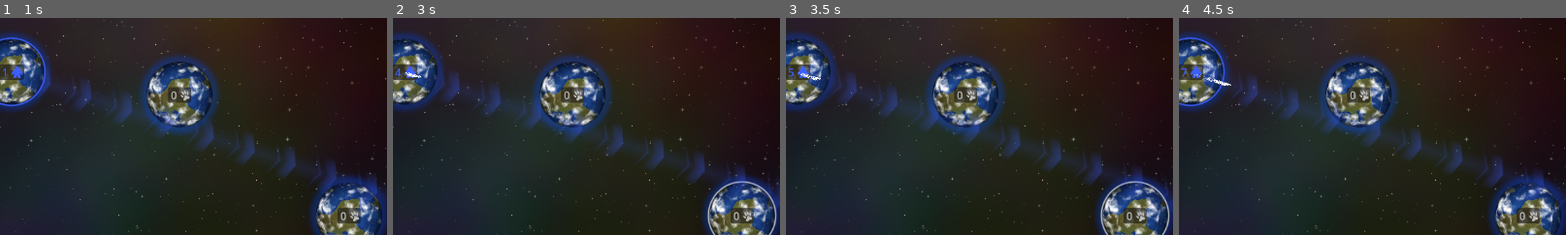
Above: before the commit, frames 1-4 (left to right).
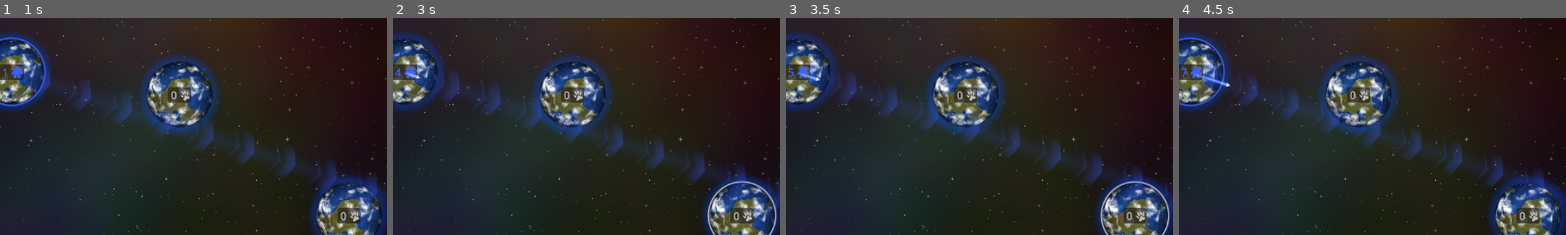
Above: after the commit, the same moments.

Repository: bruce965/space-capture
Game: Godot game, scene res://main.tscn
Same seed, same stepped clock (60 frames per second), same inputs: the game is played once before the commit and once after it.
Inputs (mouse positions are % of the whole screen's width and height, from its top left):
- Up to frame 1 (1 s): tap Enter at 0.5 s; drag from (17, 31) to (83, 69) at 0.52 s
- Up to frame 2 (3 s): drag from (83, 69) to (17, 31) at 1.27 s; move the mouse to (39, 36) at 2.02 s; click (39, 36) at 2.17 s; drag from (61, 64) to (83, 69) at 2.77 s
- Up to frame 3 (3.5 s): no input
- Up to frame 4 (4.5 s): move the mouse to (80, 65) at 3.52 s; click (80, 65) at 3.67 s; drag from (20, 35) to (35, 25) at 4.27 s
The pictures show only the part of the screen within x 16-66%, y 18-68%; the shares and areas given below are measured in that part.

Frame 1 is identical in both runs. In frame 2, less than 0.1% of the frame differs, in the area x 2-8%, y 25-29%; in frame 3, less than 0.1%; in frame 4, 0.2%, in the area x 3-14%, y 25-32%.

Commit message:
Improve trails

Diff:
--- /dev/null
+++ b/scenes/line_trail/line_trail_2d.gd
@@ -0,0 +1,105 @@
+class_name LineTrail2D
+extends Line2D
+
+## Leave a trail behind this node.
+@export var tracking: Node2D
+
+## Minimum distance before adding a new point to the trail line.
+## 0 = always add a new point on each frame.
+@export var min_distance: float = 1.
+
+## Maximum length of the trail before starting to trim.
+## 0 = no length limit.
+@export var max_length: float = 0.
+
+## Maximum lifetime of the trail (in seconds) before starting to trim.
+## 0 = no lifetime limit.
+@export var max_lifetime: float = 3.
+
+# Each index represents the remaining time in seconds before each point is
+# removed from the line, starting to count after the previous point is removed.
+# As an example: [1, 2, 2] means that the first point will be removed in 1
+# second; the second point 2 seconds after the first (so 3 seconds from now);
+# and the third point 2 seconds after the second (so 5 seconds from now).
+var _points_life := PackedFloat32Array()
+
+func _ready() -> void:
+	clear_points()
+
+func _process(delta: float) -> void:
+	global_transform = Transform2D.IDENTITY
+
+	var new_position := tracking.global_position
+
+	# Add new points.
+	var maybe_exceeds_max_length := false
+	if _points_life.size() == 0:
+		_add_point(new_position)
+	else:
+		var last_point := get_point_position(_points_life.size() - 1)
+		var distance_sqr := (new_position - last_point).length_squared()
+		if distance_sqr >= min_distance * min_distance:
+			_add_point(new_position)
+			maybe_exceeds_max_length = true
+
+	# Reduce life and remove expired points.
+	var remove_count := 0
+	if max_lifetime != 0.:
+		_decrease_life(delta)
+		remove_count += _count_expired_points(remove_count)
+
+	# Check if line length exceeds max length.
+	if maybe_exceeds_max_length and max_length != 0.:
+		remove_count += _count_overlength_points(remove_count)
+
+	# Remove expired or overlength points.
+	if remove_count > 0:
+		_remove_oldest_points(remove_count)
+
+func _add_point(point_position: Vector2) -> void:
+	add_point(point_position)
+
+	var last_point_points_life := 0.
+	for time in _points_life:
+		last_point_points_life += time
+
+	_points_life.append(max_lifetime - last_point_points_life)
+
+func _remove_oldest_points(remove_count: int) -> void:
+	if remove_count > 0:
+		points = points.slice(remove_count)
+		_points_life = _points_life.slice(remove_count)
+
+func _decrease_life(delta: float, start_at := 0) -> void:
+	var i := start_at
+	while _points_life.size() > i and delta > 0.:
+		var sub = minf(delta, _points_life[i])
+		_points_life[i] -= sub
+		delta -= sub
+		i += 1
+
+func _count_expired_points(start_at := 0) -> int:
+	var i := start_at
+	while i < _points_life.size() and _points_life[i] <= 0.:
+		i += 1
+
+	return i - start_at
+
+func _count_overlength_points(start_at := 0) -> int:
+	var length := 0.
+
+	var all_points := points
+	var previous_point := all_points[start_at]
+	for i in range(start_at + 1, all_points.size()):
+		var point := all_points[i]
+		length += (point - previous_point).length()
+		previous_point = point
+
+	var overlength_count := 0
+	while length > max_length and overlength_count < all_points.size() - 1:
+		var removed_point = all_points[overlength_count]
+		var next_point = all_points[overlength_count + 1]
+		length -= (removed_point - next_point).length()
+		overlength_count += 1
+
+	return overlength_count
--- a/scenes/ships_fleet/fading_trail.gdshader
+++ /dev/null
@@ -1,12 +0,0 @@
-shader_type canvas_item;
-
-float rand(vec2 co){
-    return fract(sin(dot(co, vec2(12.9898, 78.233))) * 43758.5453);
-}
-
-void fragment() {
-	if (rand(SCREEN_UV) > COLOR.a - abs(UV.y * 2. - 1.))
-		discard;
-
-	COLOR = vec4(1., 1., 1., COLOR.a);
-}
--- a/scenes/ships_fleet/ship.tscn
+++ /dev/null
@@ -1,22 +0,0 @@
-[gd_scene load_steps=5 format=3 uid="uid://ctybb4niolni3"]
-
-[ext_resource type="Shader" path="res://scenes/ships_fleet/fading_trail.gdshader" id="1_tajfm"]
-
-[sub_resource type="ShaderMaterial" id="ShaderMaterial_ys3et"]
-shader = ExtResource("1_tajfm")
-
-[sub_resource type="PlaceholderTexture2D" id="PlaceholderTexture2D_gcgjo"]
-size = Vector2(12, 4)
-
-[sub_resource type="Gradient" id="Gradient_6a1ig"]
-colors = PackedColorArray(1, 1, 1, 1, 1, 1, 1, 0)
-
-[node name="Ship" type="CPUParticles2D"]
-material = SubResource("ShaderMaterial_ys3et")
-amount = 100
-lifetime = 3.0
-lifetime_randomness = 0.3
-texture = SubResource("PlaceholderTexture2D_gcgjo")
-particle_flag_align_y = true
-gravity = Vector2(0, 0)
-color_ramp = SubResource("Gradient_6a1ig")
--- /dev/null
+++ b/scenes/ships_fleet/ship/ship.gd
@@ -0,0 +1,10 @@
+class_name Ship
+extends Node2D
+
+@export var color: Color :
+	set(value):
+		color = value
+		_update_color(color)
+
+func _update_color(ship_color: Color) -> void:
+	%LineTrail.material.set_shader_parameter('color', ship_color)
--- /dev/null
+++ b/scenes/ships_fleet/ship/ship.tscn
@@ -0,0 +1,31 @@
+[gd_scene load_steps=7 format=3 uid="uid://ctybb4niolni3"]
+
+[ext_resource type="Script" path="res://scenes/ships_fleet/ship/ship.gd" id="1_h6q7s"]
+[ext_resource type="Shader" path="res://scenes/ships_fleet/ship/trail.gdshader" id="2_vgm83"]
+[ext_resource type="Texture2D" uid="uid://dp0ugxgq8stt1" path="res://scenes/ships_fleet/ship/ship_trail.png" id="3_hk6vp"]
+[ext_resource type="Script" path="res://scenes/line_trail/line_trail_2d.gd" id="4_wo8wd"]
+[ext_resource type="Texture2D" uid="uid://b37ho2wwsaku2" path="res://scenes/ships_fleet/ship/ship.png" id="5_fxsfx"]
+
+[sub_resource type="ShaderMaterial" id="ShaderMaterial_bt3sr"]
+resource_local_to_scene = true
+shader = ExtResource("2_vgm83")
+shader_parameter/color = Color(1, 0, 1, 1)
+
+[node name="Ship" type="Node2D"]
+script = ExtResource("1_h6q7s")
+
+[node name="LineTrail" type="Line2D" parent="." node_paths=PackedStringArray("tracking")]
+unique_name_in_owner = true
+material = SubResource("ShaderMaterial_bt3sr")
+points = PackedVector2Array(-128, 0, 0, 0)
+width = 15.0
+texture = ExtResource("3_hk6vp")
+texture_mode = 2
+script = ExtResource("4_wo8wd")
+tracking = NodePath("..")
+max_length = 128.0
+
+[node name="Sprite" type="Sprite2D" parent="."]
+texture_repeat = 1
+texture = ExtResource("5_fxsfx")
+offset = Vector2(1.5, 0.5)
--- /dev/null
+++ b/scenes/ships_fleet/ship/trail.gdshader
@@ -0,0 +1,8 @@
+shader_type canvas_item;
+render_mode blend_add;
+
+uniform vec3 color: source_color = vec3(1., 0., 1.);
+
+void fragment() {
+	COLOR = vec4(COLOR.r * color + COLOR.ggg, 1.);
+}
--- a/scenes/ships_fleet/ships_fleet.gd
+++ b/scenes/ships_fleet/ships_fleet.gd
@@ -1,9 +1,9 @@
 extends Node2D
 class_name ShipsFleet
 
-@export var departed_at: float # Time.get_ticks_msec()
+@export var departed_at: int # Time.get_ticks_msec()
 
-@export var arrives_at: float # Time.get_ticks_msec()
+@export var arrives_at: int # Time.get_ticks_msec()
 
 @export var from: Vector2
 
@@ -14,7 +14,7 @@
 @export var count: int :
 	set(value):
 		count = value
-		_update__instances_count()
+		_update_instances_count()
 
 @export var trail: Trail
 
@@ -36,14 +36,16 @@
 
 @export var ship_template: PackedScene
 
-func _update__instances_count() -> void:
+func _update_instances_count() -> void:
 	var diff = count - _instances.size()
 
 	for i in range(diff):
 		var j = float(1 + _instances.size())
-		var ship := ship_template.instantiate()
+		var ship: Ship = ship_template.instantiate()
+		ship.color = player.color
 		add_child(ship)
 		ship.position = Vector2.from_angle(j) * j * 2.
+		ship.look_at(to - from)
 		_instances.push_back(ship)
 
 	for i in range(-diff):
@@ -59,10 +61,9 @@
 		position = lerp(from, to, smoothstep(0., 1., progress))
 		if tick >= arrives_at:
 			_arrived = true
-			trail.show = false
+			trail.show_trail = false
 
-			for ship in _instances:
-				ship.emitting = false
+			# TODO: fade out ships.
 
 			await get_tree().create_timer(5.).timeout
 			queue_free()
--- a/scenes/ships_fleet/ships_fleet.tscn
+++ b/scenes/ships_fleet/ships_fleet.tscn
@@ -1,7 +1,7 @@
 [gd_scene load_steps=3 format=3 uid="uid://cpffyaoh8x5bp"]
 
 [ext_resource type="Script" path="res://scenes/ships_fleet/ships_fleet.gd" id="1_qfy0m"]
-[ext_resource type="PackedScene" uid="uid://ctybb4niolni3" path="res://scenes/ships_fleet/ship.tscn" id="2_6eafk"]
+[ext_resource type="PackedScene" uid="uid://ctybb4niolni3" path="res://scenes/ships_fleet/ship/ship.tscn" id="2_6eafk"]
 
 [node name="ShipsFleet" type="Node2D"]
 script = ExtResource("1_qfy0m")
--- a/scenes/trail/trail.gd
+++ b/scenes/trail/trail.gd
@@ -8,9 +8,9 @@
 		color = value
 		_update_color(color)
 
-@export var show: bool = true :
+@export var show_trail: bool = true :
 	set(value):
-		show = value
+		show_trail = value
 		visible = true
 
 @export var auto_free: bool
@@ -36,13 +36,13 @@
 
 	scale = Vector2((end - start).length() * _inv_texture_width, 1.)
 
-func _update_color(color: Color) -> void:
-	var c := Color(color.r, color.g, color.b, color.a * _opacity)
+func _update_color(trail_color: Color) -> void:
+	var c := Color(trail_color.r, trail_color.g, trail_color.b, trail_color.a * _opacity)
 	material.set_shader_parameter('color', c)
 
 func _process(delta: float) -> void:
 	var prev_opacity := _opacity
-	_opacity = Utils.damp(_opacity, 1. if show else 0., 1e-4, delta)
+	_opacity = Utils.damp(_opacity, 1. if show_trail else 0., 1e-4, delta)
 	if _opacity != prev_opacity:
 		if _opacity < .01:
 			_opacity = 0.
--- a/scripts/ui/planets_ui.gd
+++ b/scripts/ui/planets_ui.gd
@@ -72,8 +72,8 @@
 #region Trail
 
 func _update_trail(delta: float, snap_position: bool) -> void:
-	_trail.show = _dragging_from_planet and _selected_planet != null and _selected_planet.player is LocalPlayer
-	if _trail.show:
+	_trail.show_trail = _dragging_from_planet and _selected_planet != null and _selected_planet.player is LocalPlayer
+	if _trail.show_trail:
 		_trail.color = _selected_planet.player.color
 		var target_position = _last_cursor_position if _pointed_planet == null else _pointed_planet.global_position
 		_trail.start_position = _selected_planet.global_position
Binary file added: scenes/ships_fleet/ship/ship.png
Not shown, added: scenes/ships_fleet/ship/ship.png.import
Binary file added: scenes/ships_fleet/ship/ship_trail.png
Not shown, added: scenes/ships_fleet/ship/ship_trail.png.import
